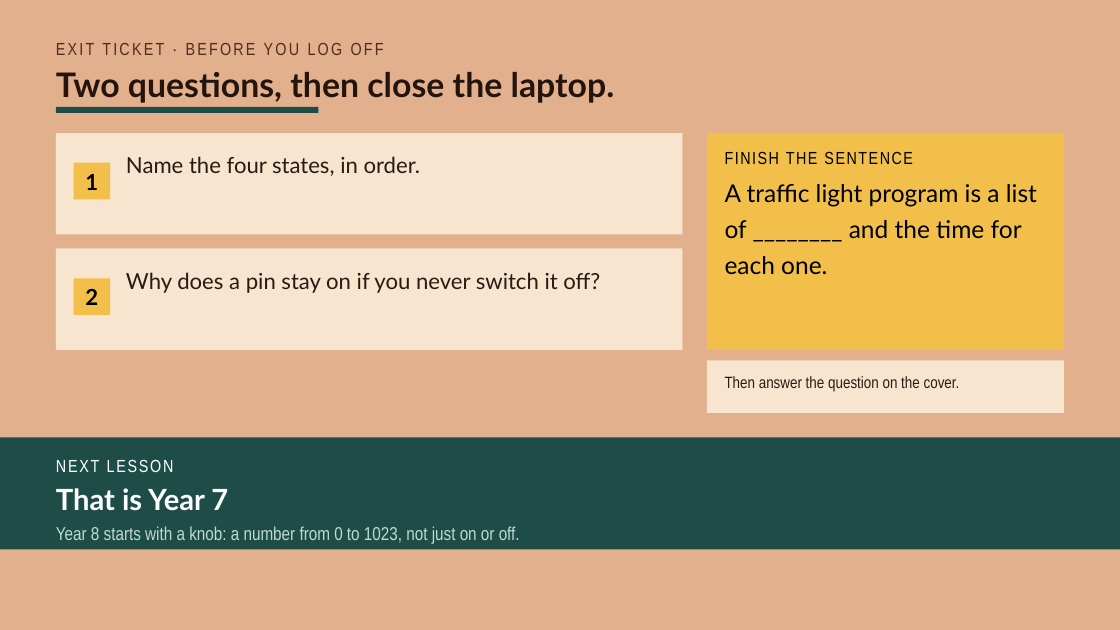
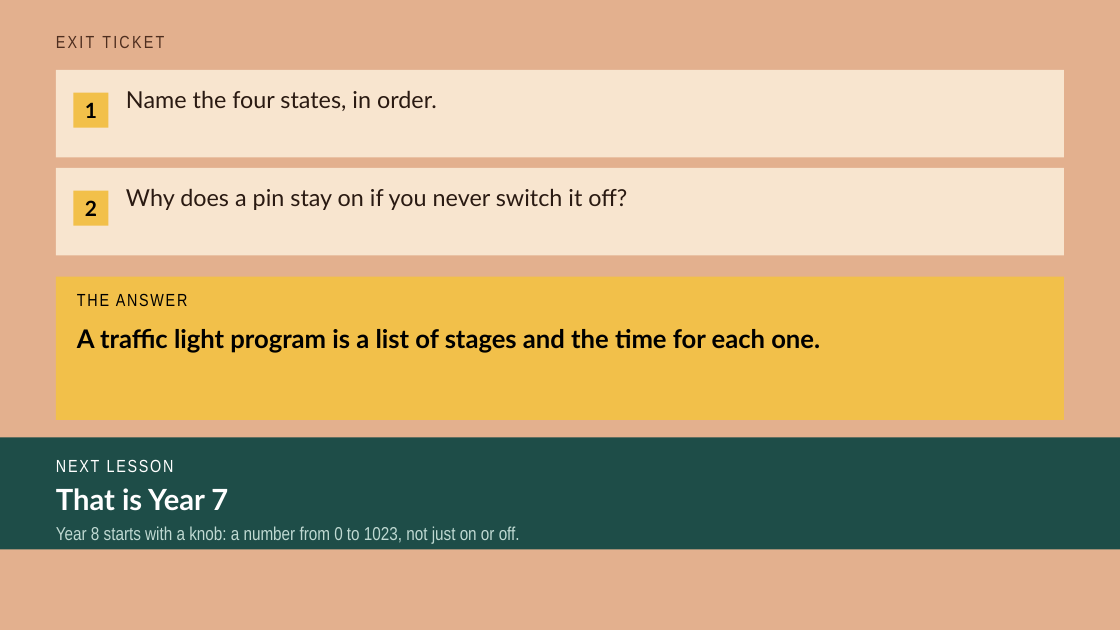
Before and after one commit to beatsaway/luacslides, a slide deck: slide 12 of v2027/Y7-5-Design-a-crossing.pptx. Drawn at 1120x630 pixels with LibreOffice and Linux fonts; fonts in the diff are those of the drawing. Boxes give left, top, right and bottom in pixels: in the first picture for what was removed or moved away, otherwise in the second. Text is boxed around its words. In the diff, an @@ line names an element or a change of style, - is before the commit and + after.

```diff
--- a/v2027/Y7-5-Design-a-crossing.pptx
+++ b/v2027/Y7-5-Design-a-crossing.pptx
@@ text at box(56, 36, 164, 48): text changed @@
-EXIT TICKET · BEFORE YOU LOG OFF
+EXIT TICKET
@@ text removed at box(56, 72, 615, 103) @@
-Two questions, then close the laptop.
@@ rectangle added at box(56, 70, 1065, 157), fill #F8E5CF @@
@@ text "Name the four states, in ...": place and size @@
-text "Name the four states, in ..." at box(126, 156, 421, 176)
+text "Name the four states, in ..." at box(126, 91, 437, 111)
@@ text "Name the four states, in ..." at box(126, 91, 437, 111): size 19 to 20 pt @@
@@ rectangle removed at box(56, 107, 318, 113) @@
@@ text "1": place and size @@
-text "1" at box(85, 174, 98, 190)
+text "1" at box(85, 102, 97, 118)
@@ text "1" at box(85, 102, 97, 118): size 19 to 18 pt @@
@@ rectangle: place and size @@
-rectangle at box(74, 278, 111, 315)
+rectangle at box(74, 92, 109, 128)
@@ rectangle removed at box(707, 133, 1065, 350) @@
@@ rectangle: place and size @@
-rectangle at box(56, 133, 683, 234)
+rectangle at box(56, 168, 1065, 255)
@@ text "Why does a pin stay ..." at box(126, 189, 627, 210): size 19 to 20 pt @@
@@ text "Why does a pin stay ...": place and size @@
-text "Why does a pin stay ..." at box(126, 272, 600, 293)
+text "Why does a pin stay ..." at box(126, 189, 627, 210)
@@ text removed at box(725, 151, 913, 164) @@
-FINISH THE SENTENCE
@@ text "2" at box(85, 200, 97, 216): size 19 to 18 pt @@
@@ text "2": place and size @@
-text "2" at box(85, 289, 98, 305)
+text "2" at box(85, 200, 97, 216)
@@ rectangle: place and size @@
-rectangle at box(74, 163, 111, 200)
+rectangle at box(74, 191, 109, 226)
@@ rectangle removed at box(56, 249, 683, 350) @@
@@ rectangle added at box(56, 276, 1065, 420), fill #F2C04A @@
@@ text added at box(77, 294, 109, 306), 15 pt, text #000000 @@
+THE ANSWER
@@ text at box(77, 329, 820, 353): text changed; size 21 to 22 pt; bold on @@
-A traffic light program is a list of ________ and the time for each one.
+A traffic light program is a list of stages and the time for each one.
@@ rectangle removed at box(707, 360, 1065, 413) @@
@@ text removed at box(725, 376, 960, 391) @@
-Then answer the question on the cover.
```
Also in this commit, not shown: 32 other files.
